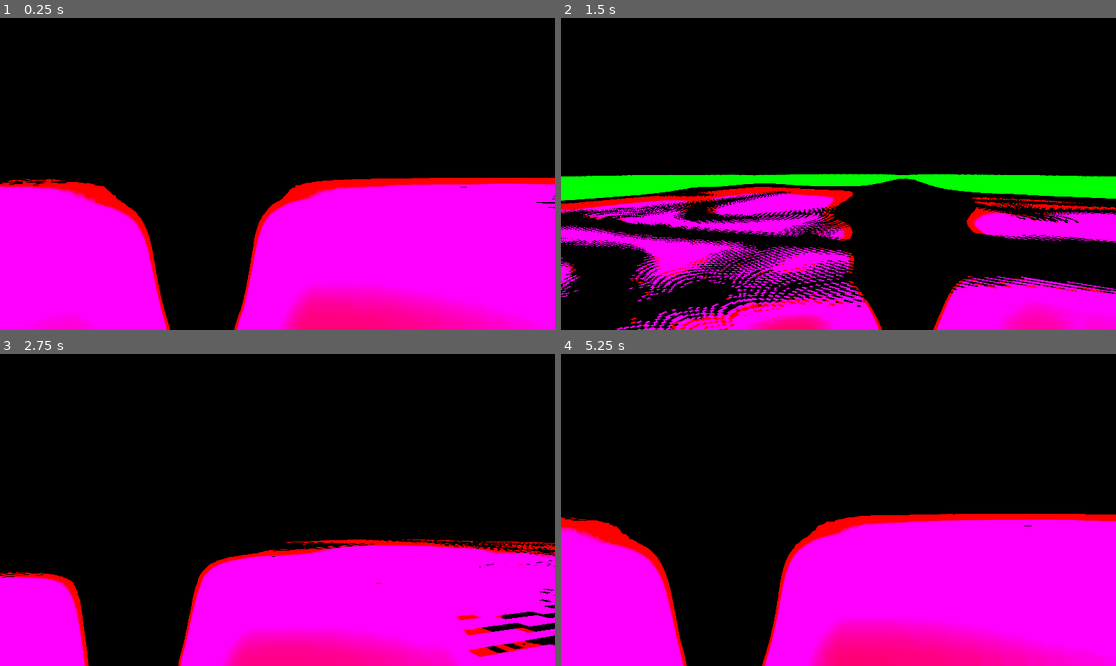
Above: before the commit, frames 1-4 (two rows, left to right).
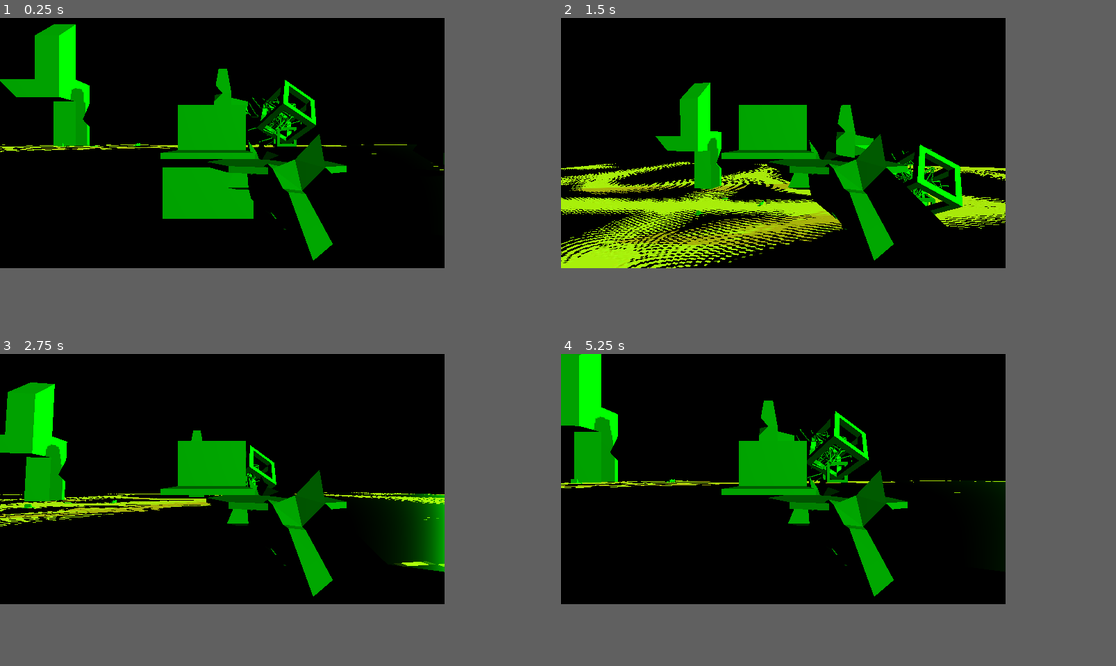
Above: after the commit, the same moments.

Repository: officialErnests/r-3moonth-4t
Game: Godot game, scene res://scenes/main_game.tscn
Same seed, same stepped clock (60 frames per second), same inputs: the game is played once before the commit and once after it.
Inputs (mouse positions are in pixels of both pictures, inside the frame that each line leads up to):
- Up to frame 1 (0.25 s): no input
- Up to frame 2 (1.5 s): tap Enter (ui_accept) at 0.5 s; move the mouse to (866, 174) at 0.52 s; hold Up (ui_up) from 0.53 s (still down); tap W (foward) at 0.6, 1.35 s; tap Space (jump) at 0.77 s; move the mouse to (810, 174) at 1.27 s
- Up to frame 3 (2.75 s): keep holding Up (ui_up); tap Space (jump) at 1.52 s; move the mouse to (288, 503) at 2.02 s; tap W (foward) at 2.1 s
- Up to frame 4 (5.25 s): keep holding Up (ui_up); move the mouse to (832, 516) at 2.77 s; tap W (foward) every 0.75 s from 2.85 to 5.1 s; tap Space (jump) at 3.02, 3.77, 4.52 s; move the mouse to (877, 513) at 3.52 s; move the mouse to (794, 506) at 4.27 s; move the mouse to (844, 510) at 5.02 s
The window is 799x449 before the commit and 640x360 after it. Grey fills any space a smaller window leaves; there, only what the larger window draws over its background counts as a difference.

The runs differ from the first frame. In frame 1, 46% of the frame differs, in the area x 0-100%, y 0-100%; in frame 2, 35%; in frame 3, 39%; in frame 4, 44%.

Commit message:
Added assets and made gun seperate

Diff:
--- a/project.godot
+++ b/project.godot
@@ -14,6 +14,12 @@
 run/main_scene="uid://1ek36aoqqaan"
 config/features=PackedStringArray("4.5", "Forward Plus")
 config/icon="res://icon.svg"
+
+[display]
+
+window/size/viewport_width=640
+window/size/viewport_height=360
+window/stretch/mode="canvas_items"
 
 [input]
 
--- a/scenes/main_game.tscn
+++ b/scenes/main_game.tscn
@@ -1,32 +1,24 @@
-[gd_scene load_steps=9 format=3 uid="uid://1ek36aoqqaan"]
+[gd_scene load_steps=20 format=3 uid="uid://1ek36aoqqaan"]
 
+[ext_resource type="Script" uid="uid://sd28a8j76tr1" path="res://script/camera_linker.gd" id="1_d2op2"]
 [ext_resource type="Texture2D" uid="uid://5m8jympdnn6f" path="res://temp_assets/s7.jpg" id="1_s3esy"]
 [ext_resource type="PackedScene" uid="uid://bkg8ncg7ccavl" path="res://scenes/player.tscn" id="2_72e8q"]
+[ext_resource type="ArrayMesh" uid="uid://d3b1hyk0mfsjb" path="res://sources/Level1_catus_1.obj" id="4_sp04v"]
+[ext_resource type="ArrayMesh" uid="uid://8am08ancefid" path="res://sources/Gun1_Disk.obj" id="5_ihbck"]
+[ext_resource type="ArrayMesh" uid="uid://ccmnu8nn4rv8f" path="res://sources/Gun1_Main.obj" id="6_vnsdt"]
+[ext_resource type="ArrayMesh" uid="uid://cxu6rt71tdpr" path="res://sources/Gun1_Screen.obj" id="7_ikqpi"]
+[ext_resource type="ArrayMesh" uid="uid://bvlli1xauiolp" path="res://sources/Level1_catus_2.obj" id="8_5luka"]
+[ext_resource type="ArrayMesh" uid="uid://dpj5ceko5pi71" path="res://sources/Level1_entity_1.obj" id="9_yu8cv"]
+[ext_resource type="ArrayMesh" uid="uid://c5gyssa1q6ebw" path="res://sources/Level1_entity_2.obj" id="10_ibnub"]
+[ext_resource type="ArrayMesh" uid="uid://bvljg01xdt3l1" path="res://sources/Level1_entity_3.obj" id="11_5wboo"]
+[ext_resource type="ArrayMesh" uid="uid://dbt1oeq14j58v" path="res://sources/Level1_ribs.obj" id="12_6de02"]
+[ext_resource type="ArrayMesh" uid="uid://dchjd4d0s05ce" path="res://sources/Level1_shrub.obj" id="13_cybgu"]
+[ext_resource type="ArrayMesh" uid="uid://bcy8ew32d3wm5" path="res://sources/Level1_skull.obj" id="14_wdxbp"]
+[ext_resource type="ArrayMesh" uid="uid://ce8cb3ekgbjp5" path="res://sources/Projectile_1.obj" id="15_on6n6"]
 
-[sub_resource type="ProceduralSkyMaterial" id="ProceduralSkyMaterial_s3esy"]
-sky_top_color = Color(1, 0, 1, 1)
-sky_horizon_color = Color(0.7380415, 0.35951528, 0.7380406, 1)
-ground_bottom_color = Color(0.5142932, 0.00018814311, 0.51428956, 1)
-ground_horizon_color = Color(0.7380415, 0.35951528, 0.7380406, 1)
-
-[sub_resource type="Sky" id="Sky_72e8q"]
-sky_material = SubResource("ProceduralSkyMaterial_s3esy")
-
-[sub_resource type="Environment" id="Environment_d2op2"]
-background_mode = 2
-sky = SubResource("Sky_72e8q")
+[sub_resource type="Environment" id="Environment_0rdsr"]
+background_mode = 4
 tonemap_mode = 3
-tonemap_exposure = 0.23
-tonemap_white = 0.0
-glow_enabled = true
-glow_intensity = 1.18
-glow_strength = 0.42
-glow_bloom = 1.0
-glow_blend_mode = 0
-adjustment_enabled = true
-adjustment_brightness = 0.5
-adjustment_contrast = 2.61
-adjustment_saturation = 1.11
 
 [sub_resource type="WorldBoundaryShape3D" id="WorldBoundaryShape3D_q7yvd"]
 
@@ -34,6 +26,10 @@
 albedo_texture = ExtResource("1_s3esy")
 metallic_specular = 0.32
 roughness = 0.25
+emission_enabled = true
+emission = Color(1, 1, 1, 1)
+emission_operator = 1
+emission_texture = ExtResource("1_s3esy")
 clearcoat_enabled = true
 clearcoat = 0.02
 clearcoat_roughness = 1.0
@@ -44,11 +40,16 @@
 
 [node name="game" type="Node3D"]
 
-[node name="WorldEnvironment" type="WorldEnvironment" parent="."]
-environment = SubResource("Environment_d2op2")
+[node name="WorldEnvironment" type="WorldEnvironment" parent="." node_paths=PackedStringArray("camera")]
+environment = SubResource("Environment_0rdsr")
+script = ExtResource("1_d2op2")
+camera = NodePath("Camera3D")
+
+[node name="Camera3D" type="Camera3D" parent="WorldEnvironment"]
+transform = Transform3D(1, 0, 0, 0, 0.9080701, 0.4188182, 0, -0.4188182, 0.9080701, 0, 6.3706827, 0)
 
 [node name="DirectionalLight3D" type="DirectionalLight3D" parent="."]
-transform = Transform3D(-0.9659258, 0.066987306, -0.25000003, 0, 0.9659258, 0.25881904, 0.25881907, 0.25, -0.93301266, 0, 0, 0)
+transform = Transform3D(-0.4274842, -0.2339784, 0.8732191, 6.6800077e-09, 0.96592593, 0.2588191, -0.904023, 0.11064108, -0.41291803, 0, 0, 0)
 light_color = Color(0, 1, 0, 1)
 shadow_enabled = true
 
@@ -62,3 +63,56 @@
 mesh = SubResource("PlaneMesh_d2op2")
 
 [node name="player" parent="." instance=ExtResource("2_72e8q")]
+transform = Transform3D(1, 0, 0, 0, 1, 0, 0, 0, 1, 0, 0.3, 0)
+
+[node name="Level1Catus1" type="MeshInstance3D" parent="."]
+transform = Transform3D(1, 0, 0, 0, 1, 0, 0, 0, 1, -18.570164, 0, -0.20342255)
+mesh = ExtResource("4_sp04v")
+
+[node name="Gun1Disk" type="MeshInstance3D" parent="."]
+transform = Transform3D(1, 0, 0, 0, 1, 0, 0, 0, 1, -9.918964, 0.01, -16.786486)
+mesh = ExtResource("5_ihbck")
+
+[node name="Gun1Main" type="MeshInstance3D" parent="."]
+transform = Transform3D(1, 0, 0, 0, 1, 0, 0, 0, 1, -6.2247066, 0.057342, -15.707199)
+mesh = ExtResource("6_vnsdt")
+
+[node name="Gun1Screen" type="MeshInstance3D" parent="."]
+transform = Transform3D(1, 0, 0, 0, 1, 0, 0, 0, 1, -9.290516, 0.01, -12.941471)
+mesh = ExtResource("7_ikqpi")
+
+[node name="Level1Catus2" type="MeshInstance3D" parent="."]
+transform = Transform3D(1, 0, 0, 0, 1, 0, 0, 0, 1, -14.278549, 0, -20.62673)
+mesh = ExtResource("4_sp04v")
+
+[node name="Level1Catus3" type="MeshInstance3D" parent="."]
+transform = Transform3D(1, 0, 0, 0, 1, 0, 0, 0, 1, 0.06802988, 1, -27.026703)
+mesh = ExtResource("8_5luka")
+
+[node name="Level1Entity1" type="MeshInstance3D" parent="."]
+transform = Transform3D(1, 0, 0, 0, 1, 0, 0, 0, 1, 4.271021, 2.363063, -16.468445)
+mesh = ExtResource("9_yu8cv")
+
+[node name="Level1Entity2" type="MeshInstance3D" parent="."]
+transform = Transform3D(1, 0, 0, 0, 1, 0, 0, 0, 1, 4.662195, 0.699997, -16.27026)
+mesh = ExtResource("10_ibnub")
+
+[node name="Level1Entity3" type="MeshInstance3D" parent="."]
+transform = Transform3D(1, 0, 0, 0, 1, 0, 0, 0, 1, 4.654522, 2.357636, -15.778602)
+mesh = ExtResource("11_5wboo")
+
+[node name="Level1Ribs" type="MeshInstance3D" parent="."]
+transform = Transform3D(0.9168999, 0, -0.39911717, 0, 1, 0, 0.39911717, 0, 0.9168999, -9.322611, 1, 25.230759)
+mesh = ExtResource("12_6de02")
+
+[node name="Level1Shrub" type="MeshInstance3D" parent="."]
+transform = Transform3D(1, 0, 0, 0, 1, 0, 0, 0, 1, 10.093393, 1, 19.106253)
+mesh = ExtResource("13_cybgu")
+
+[node name="Level1Skull" type="MeshInstance3D" parent="."]
+transform = Transform3D(0.92207944, 0, 0.38700065, 0, 1, 0, -0.38700065, 0, 0.92207944, 11.75483, 1, 36.651684)
+mesh = ExtResource("14_wdxbp")
+
+[node name="Projectile1" type="MeshInstance3D" parent="."]
+transform = Transform3D(1, 0, 0, 0, 1, 0, 0, 0, 1, 1.9086685, 0.122851, -1.8404007)
+mesh = ExtResource("15_on6n6")
--- a/scenes/player.tscn
+++ b/scenes/player.tscn
@@ -1,5 +1,7 @@
-[gd_scene load_steps=4 format=3 uid="uid://bkg8ncg7ccavl"]
+[gd_scene load_steps=8 format=3 uid="uid://bkg8ncg7ccavl"]
 
+[ext_resource type="PackedScene" uid="uid://bpyasutpig3lt" path="res://scenes/sub_viewport.tscn" id="2_dqkch"]
+[ext_resource type="Texture2D" uid="uid://b35m1qkp0spsl" path="res://sources/bg_lines.png" id="2_g2els"]
 [ext_resource type="Script" uid="uid://cqsjguw0jsg7l" path="res://script/fps.gd" id="2_qhqgy"]
 
 [sub_resource type="SphereMesh" id="SphereMesh_g2els"]
@@ -10,6 +12,22 @@
 radius = 0.25
 height = 0.5
 
+[sub_resource type="StandardMaterial3D" id="StandardMaterial3D_qhqgy"]
+transparency = 3
+alpha_hash_scale = 2.0
+alpha_antialiasing_mode = 0
+blend_mode = 2
+cull_mode = 1
+albedo_texture = ExtResource("2_g2els")
+emission_enabled = true
+emission = Color(1, 1, 1, 1)
+emission_operator = 1
+emission_texture = ExtResource("2_g2els")
+
+[sub_resource type="SphereMesh" id="SphereMesh_dqkch"]
+radius = 10.0
+height = 20.0
+
 [node name="player" type="CharacterBody3D"]
 
 [node name="FPS" type="Node" parent="." node_paths=PackedStringArray("charecter", "camera", "neck")]
@@ -18,12 +36,29 @@
 camera = NodePath("../neck/Camera3D")
 neck = NodePath("../neck")
 
+[node name="Node" type="Node" parent="."]
+
 [node name="neck" type="Node3D" parent="."]
 
 [node name="Camera3D" type="Camera3D" parent="neck"]
+current = true
+
+[node name="SubViewportContainer" type="SubViewportContainer" parent="neck/Camera3D"]
+offset_right = 40.0
+offset_bottom = 40.0
+
+[node name="SubViewport" parent="neck/Camera3D/SubViewportContainer" instance=ExtResource("2_dqkch")]
+transparent_bg = true
+handle_input_locally = false
+render_target_update_mode = 4
 
 [node name="MeshInstance3D" type="MeshInstance3D" parent="."]
 mesh = SubResource("SphereMesh_g2els")
 
 [node name="CollisionShape3D" type="CollisionShape3D" parent="."]
 shape = SubResource("CapsuleShape3D_qhqgy")
+
+[node name="MeshInstance3D2" type="MeshInstance3D" parent="."]
+transform = Transform3D(10, 0, 0, 0, 10, 0, 0, 0, 10, 0, 0, 0)
+material_override = SubResource("StandardMaterial3D_qhqgy")
+mesh = SubResource("SphereMesh_dqkch")
--- /dev/null
+++ b/scenes/sub_viewport.tscn
@@ -0,0 +1,37 @@
+[gd_scene load_steps=4 format=3 uid="uid://bpyasutpig3lt"]
+
+[ext_resource type="ArrayMesh" uid="uid://ccmnu8nn4rv8f" path="res://sources/Gun1_Main.obj" id="1_wgx1d"]
+[ext_resource type="ArrayMesh" uid="uid://cxu6rt71tdpr" path="res://sources/Gun1_Screen.obj" id="2_na3wh"]
+[ext_resource type="ArrayMesh" uid="uid://8am08ancefid" path="res://sources/Gun1_Disk.obj" id="3_cos2v"]
+
+[node name="SubViewport" type="SubViewport"]
+canvas_cull_mask = 4294967294
+size = Vector2i(640, 360)
+
+[node name="Camera3D" type="Camera3D" parent="."]
+cull_mask = 1048574
+
+[node name="DirectionalLight3D" type="DirectionalLight3D" parent="."]
+transform = Transform3D(0.76476395, -0.16675986, 0.6223562, 3.0999647e-10, 0.9659258, 0.2588191, -0.6443105, -0.1979355, 0.7387053, 0.2, -0.2, -0.4)
+layers = 2
+light_color = Color(0, 1, 0, 1)
+
+[node name="Gun_1" type="Node3D" parent="."]
+transform = Transform3D(1, 0, 0, 0, 1, 0, 0, 0, 1, 0.2, -0.2, -0.4)
+
+[node name="Gun1Main" type="MeshInstance3D" parent="Gun_1"]
+layers = 2
+mesh = ExtResource("1_wgx1d")
+skeleton = NodePath("../../../../..")
+
+[node name="Gun1Screen" type="MeshInstance3D" parent="Gun_1/Gun1Main"]
+transform = Transform3D(1, 0, 0, 0, 1, 0, 0, 0, 1, -0.028414458, 0.11574188, -0.5500001)
+layers = 2
+mesh = ExtResource("2_na3wh")
+skeleton = NodePath("../..")
+
+[node name="Gun1Disk" type="MeshInstance3D" parent="Gun_1/Gun1Main"]
+transform = Transform3D(1, 0, 0, 0, 0.99900746, 0.044543505, 0, -0.044543505, 0.99900746, 0, 0.11, -0.30000004)
+layers = 2
+mesh = ExtResource("3_cos2v")
+skeleton = NodePath("../..")
--- /dev/null
+++ b/script/camera_linker.gd
@@ -0,0 +1,7 @@
+extends WorldEnvironment
+
+@export var camera: Camera3D
+# Called when the node enters the scene tree for the first time.
+func _ready() -> void:
+	pass
+	# environment.background_camera_feed_id = camera.get_id()
--- a/script/fps.gd
+++ b/script/fps.gd
@@ -14,6 +14,7 @@
 var intendedDir = 0
 
 func _ready() -> void:
+	camera.make_current()
 	mouse_prev_pos = get_viewport().get_mouse_position()
 	Input.set_mouse_mode(Input.MOUSE_MODE_CAPTURED)
 
--- /dev/null
+++ b/sources/AHH.tres
@@ -0,0 +1,26 @@
+[gd_resource type="Environment" load_steps=3 format=3 uid="uid://20ocw6l4q54h"]
+
+[sub_resource type="ProceduralSkyMaterial" id="ProceduralSkyMaterial_s3esy"]
+sky_top_color = Color(1, 0, 1, 1)
+sky_horizon_color = Color(0.7380415, 0.35951528, 0.7380406, 1)
+ground_bottom_color = Color(0.5142932, 0.00018814311, 0.51428956, 1)
+ground_horizon_color = Color(0.7380415, 0.35951528, 0.7380406, 1)
+
+[sub_resource type="Sky" id="Sky_72e8q"]
+sky_material = SubResource("ProceduralSkyMaterial_s3esy")
+
+[resource]
+background_mode = 2
+sky = SubResource("Sky_72e8q")
+tonemap_mode = 3
+tonemap_exposure = 16.0
+tonemap_white = 0.2
+glow_enabled = true
+glow_intensity = 1.52
+glow_strength = 0.43
+glow_bloom = 1.0
+glow_blend_mode = 3
+adjustment_enabled = true
+adjustment_brightness = 0.42
+adjustment_contrast = 8.0
+adjustment_saturation = 2.73
--- /dev/null
+++ b/sources/AHH2.tres
@@ -0,0 +1,25 @@
+[gd_resource type="Environment" load_steps=3 format=3 uid="uid://b1axatkw7e7y7"]
+
+[sub_resource type="ProceduralSkyMaterial" id="ProceduralSkyMaterial_s3esy"]
+sky_top_color = Color(1, 0, 1, 1)
+sky_horizon_color = Color(0.7380415, 0.35951528, 0.7380406, 1)
+ground_bottom_color = Color(0.5142932, 0.00018814311, 0.51428956, 1)
+ground_horizon_color = Color(0.7380415, 0.35951528, 0.7380406, 1)
+
+[sub_resource type="Sky" id="Sky_72e8q"]
+sky_material = SubResource("ProceduralSkyMaterial_s3esy")
+
+[resource]
+background_mode = 2
+sky = SubResource("Sky_72e8q")
+tonemap_mode = 3
+tonemap_exposure = 16.0
+tonemap_white = 0.0
+glow_enabled = true
+glow_intensity = 1.53
+glow_strength = 0.16
+glow_blend_mode = 3
+adjustment_enabled = true
+adjustment_brightness = 8.0
+adjustment_contrast = 7.69
+adjustment_saturation = 8.0
--- /dev/null
+++ b/sources/AHH3.tres
@@ -0,0 +1,25 @@
+[gd_resource type="Environment" load_steps=3 format=3 uid="uid://dqftjeh7c324w"]
+
+[sub_resource type="ProceduralSkyMaterial" id="ProceduralSkyMaterial_s3esy"]
+sky_top_color = Color(1, 0, 1, 1)
+sky_horizon_color = Color(0.7380415, 0.35951528, 0.7380406, 1)
+ground_bottom_color = Color(0.5142932, 0.00018814311, 0.51428956, 1)
+ground_horizon_color = Color(0.7380415, 0.35951528, 0.7380406, 1)
+
+[sub_resource type="Sky" id="Sky_72e8q"]
+sky_material = SubResource("ProceduralSkyMaterial_s3esy")
+
+[resource]
+background_mode = 2
+sky = SubResource("Sky_72e8q")
+tonemap_mode = 3
+tonemap_exposure = 14.09
+glow_enabled = true
+glow_intensity = 0.35
+glow_strength = 0.35
+glow_bloom = 1.0
+glow_blend_mode = 3
+adjustment_enabled = true
+adjustment_brightness = 1.81
+adjustment_contrast = 8.0
+adjustment_saturation = 2.84
Not shown, added: script/camera_linker.gd.uid
Not shown, added: sources/Gun1_Disk.obj
Not shown, added: sources/Gun1_Disk.obj.import
Not shown, added: sources/Gun1_Main.obj
Not shown, added: sources/Gun1_Main.obj.import
Not shown, added: sources/Gun1_Screen.obj
Not shown, added: sources/Gun1_Screen.obj.import
Not shown, added: sources/Level1.blend.import
Not shown, added: sources/Level1.mtl
Not shown, added: sources/Level1_catus_1.obj
Not shown, added: sources/Level1_catus_1.obj.import
Not shown, added: sources/Level1_catus_2.obj
(and 20 more such lines)
